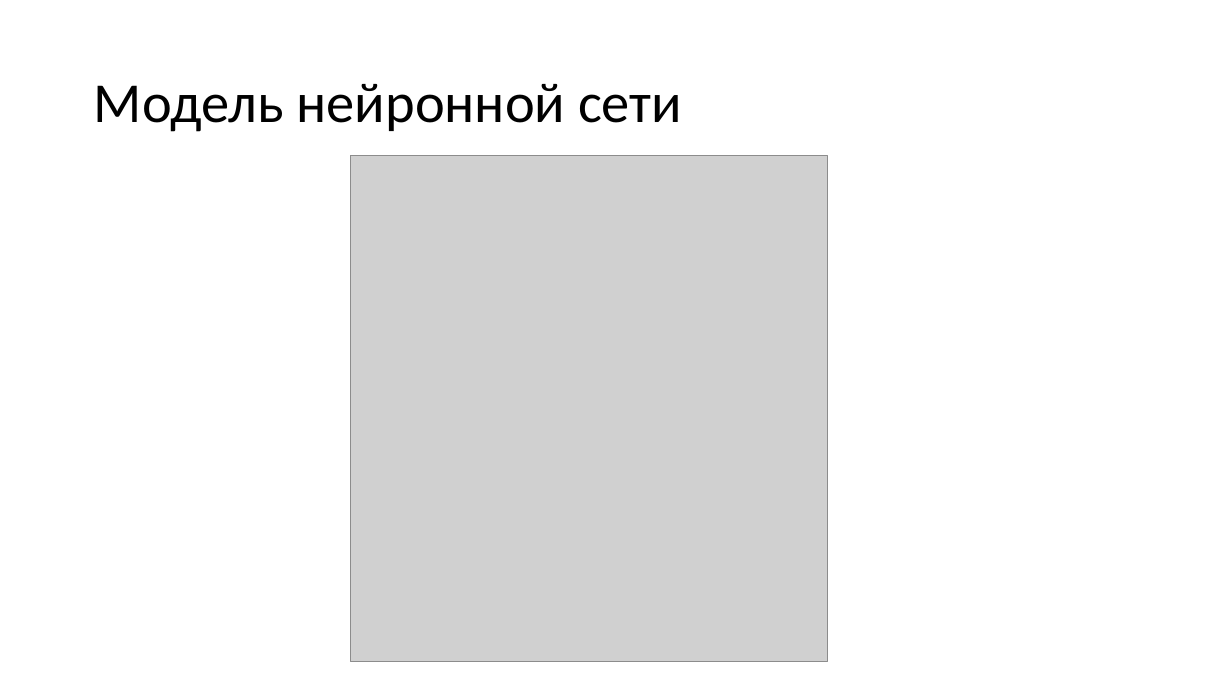
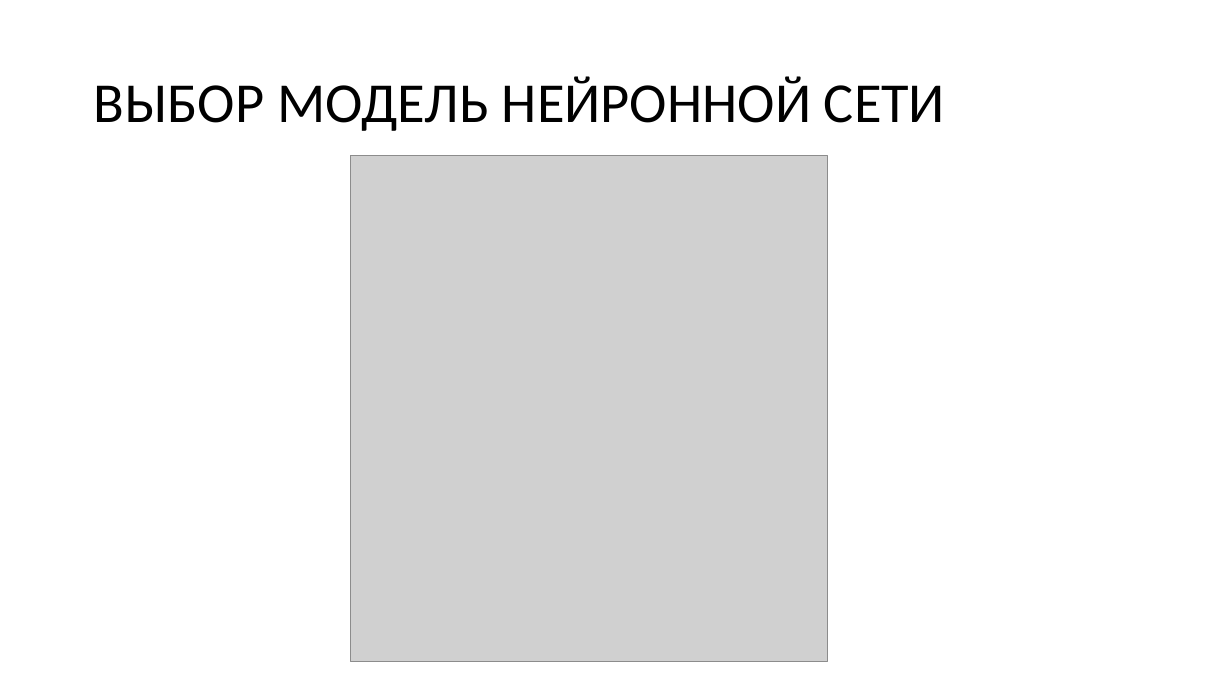
Before and after one commit to Wideweb/-digital-psychology-docs, a slide deck: slide 8 of Алькевич А.С/Презентация.pptx. Drawn at 1232x693 pixels with LibreOffice and Linux fonts; fonts in the diff are those of the drawing; grey boxes stand for pictures. Boxes give left, top, right and bottom in pixels: in the first picture for what was removed or moved away, otherwise in the second. Text is boxed around its words. In the diff, an @@ line names an element or a change of style, - is before the commit and + after.

```diff
--- a/Алькевич А.С/Презентация.pptx
+++ b/Алькевич А.С/Презентация.pptx
@@ title at (94, 76, 945, 131): text changed @@
-Модель нейронной сети
+ВЫБОР МОДЕЛЬ НЕЙРОННОЙ СЕТИ
```
Also in this commit, not shown: 6 other slides changed, 1 slide added, 1 slide removed, 10 other files.
